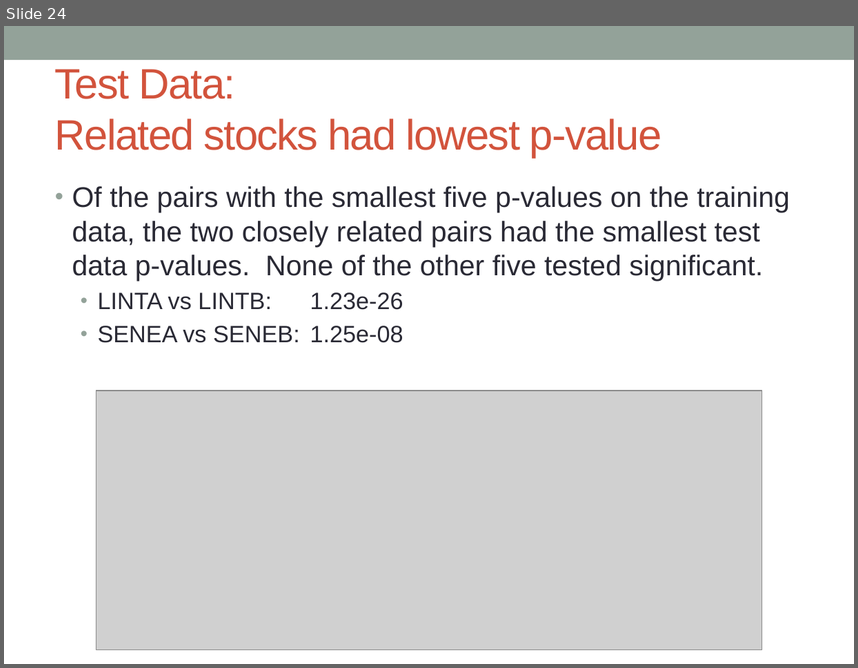
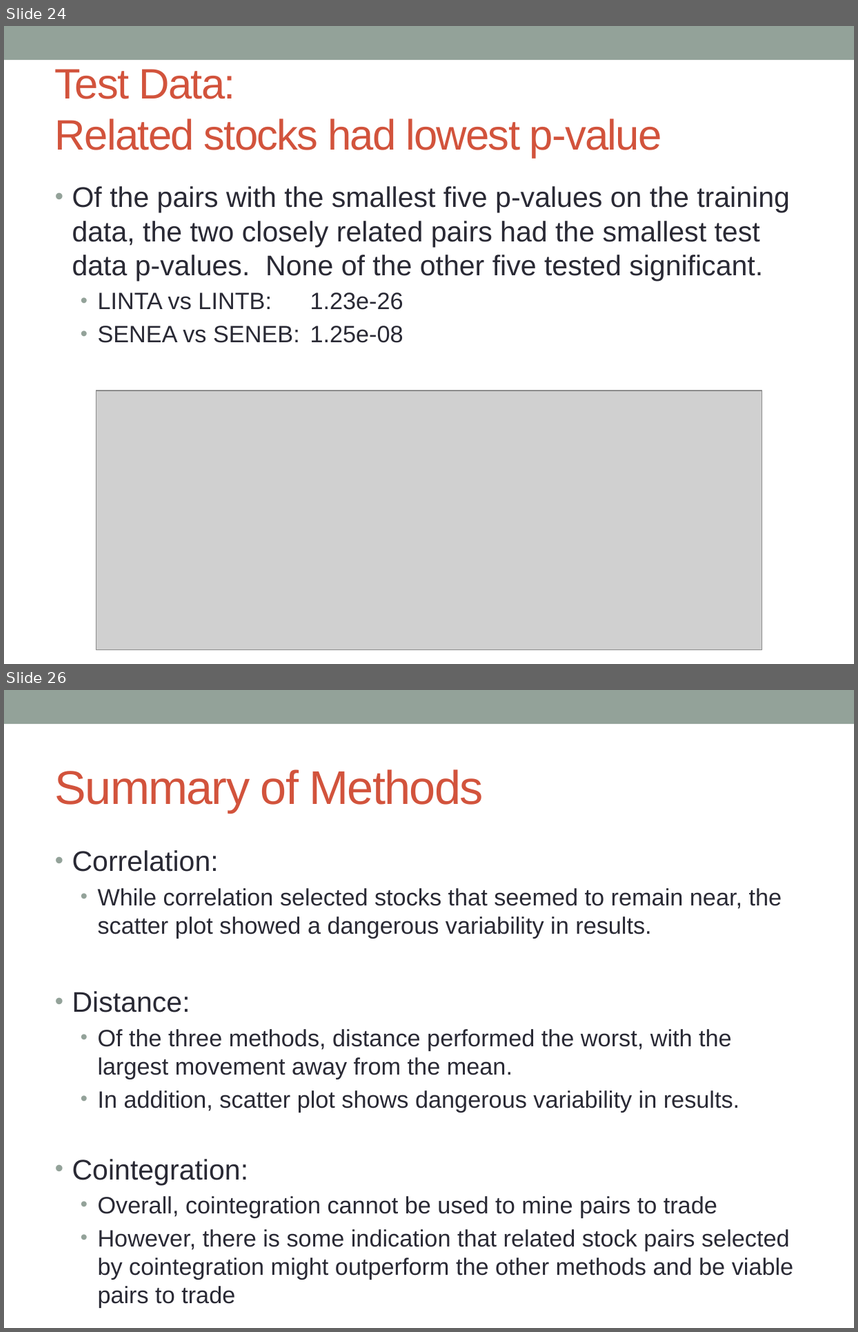
Before and after one commit to jeffreydarling/222project, a slide deck: PairsTradeSlides.pptx. Shown one above the other, each under a label of ours: slide 24 before the commit, slides 24 and 26 after it; the slides between them are not shown. The pictures are 858x668 and 858x1332 pixels, drawn with LibreOffice and Linux fonts; fonts in the diff are those of the drawing; grey boxes stand for pictures. Boxes give left, top, right and bottom in pixels: in the first picture for what was removed or moved away, otherwise in the second. Text is boxed around its words. In the diff, an @@ line names an element or a change of style, - is before the commit and + after.

Commit message:
More changes to presentation

```diff
--- a/PairsTradeSlides.pptx
+++ b/PairsTradeSlides.pptx
@@ slide 26 added at box(4, 690, 854, 1328), background #FFFFFF; not listed: 1 template element that a slide beside it also shows @@
@@ title added at box(55, 769, 484, 813), 40 pt, text #D2533C @@
+Summary of Methods
@@ text added at box(72, 850, 793, 1303), 20 pt, text #292934 @@
+• Correlation:
+  • While correlation selected stocks that seemed to remain near, the scatter plot showed a dangerous variability in results.
+• Distance:
+  • Of the three methods, distance performed the worst, with the largest movement away from the mean.
+  • In addition, scatter plot shows dangerous variability in results.
+• Cointegration:
+  • Overall, cointegration cannot be used to mine pairs to trade
+  • However, there is some indication that related stock pairs selected by cointegration might outperform the other methods and be viable pairs to trade
```
Also in this commit, not shown: 2 other slides added.
